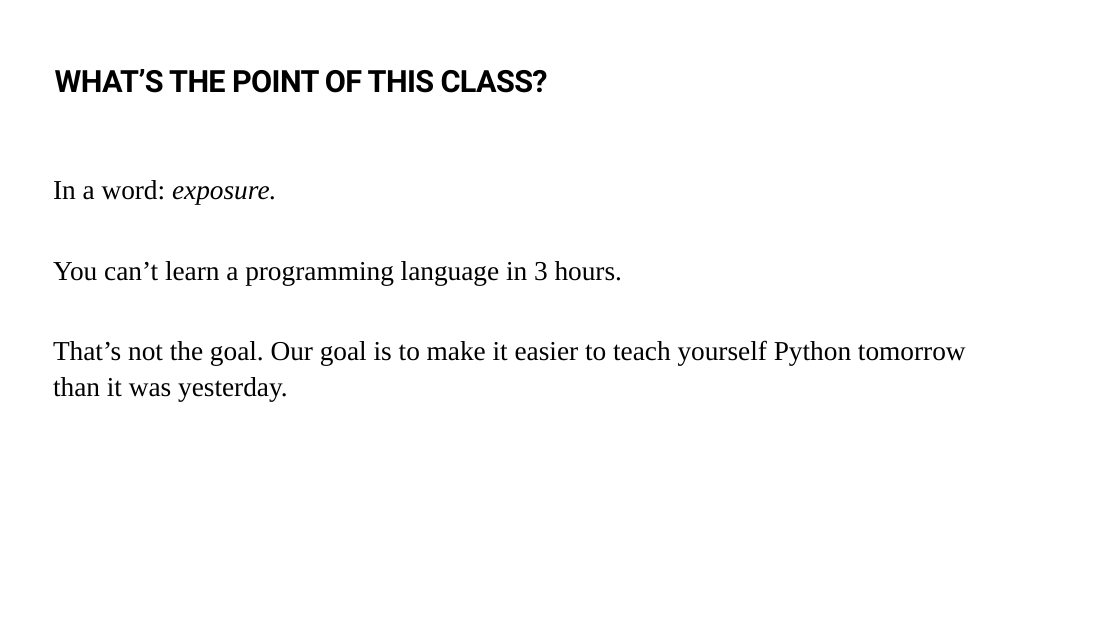
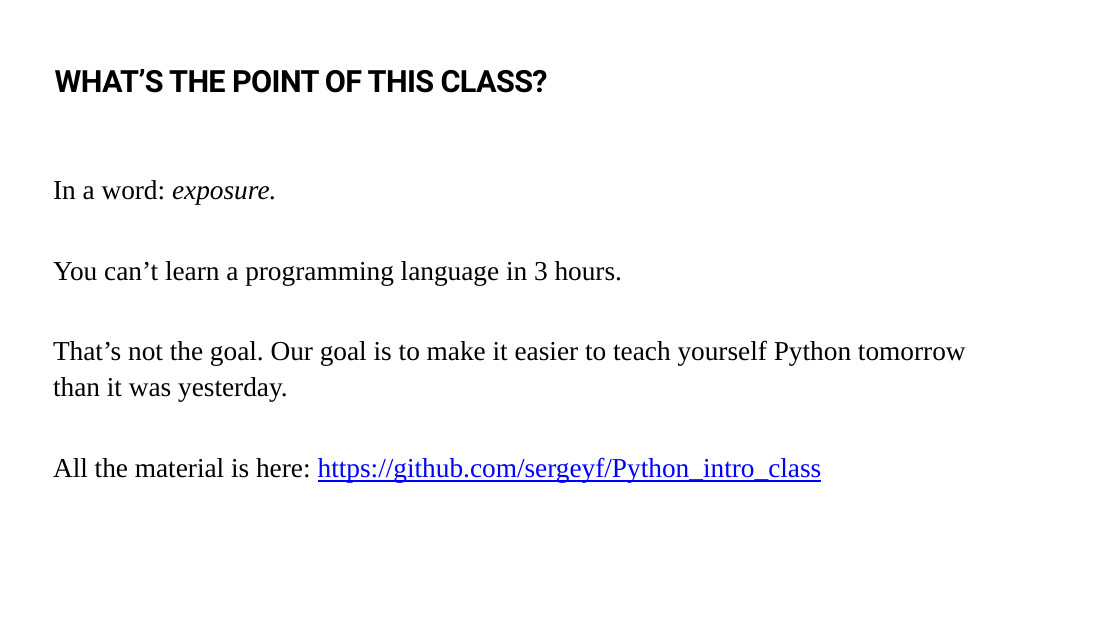
Before and after one commit to sergeyf/Python_intro_class, a slide deck: slide 5 of Python_Course_1.pptx. Drawn at 1120x629 pixels with LibreOffice and Linux fonts; fonts in the diff are those of the drawing. Boxes give left, top, right and bottom in pixels: in the first picture for what was removed or moved away, otherwise in the second. Text is boxed around its words. In the diff, an @@ line names an element or a change of style, - is before the commit and + after.

Commit message:
Updates

```diff
--- a/Python_Course_1.pptx
+++ b/Python_Course_1.pptx
@@ text at (53,457,822,482): paragraph added @@
+  All the material is here: https://github.com/sergeyf/Python_intro_class
```
Also in this commit, not shown: 1 other slide changed, 1 slide added.
